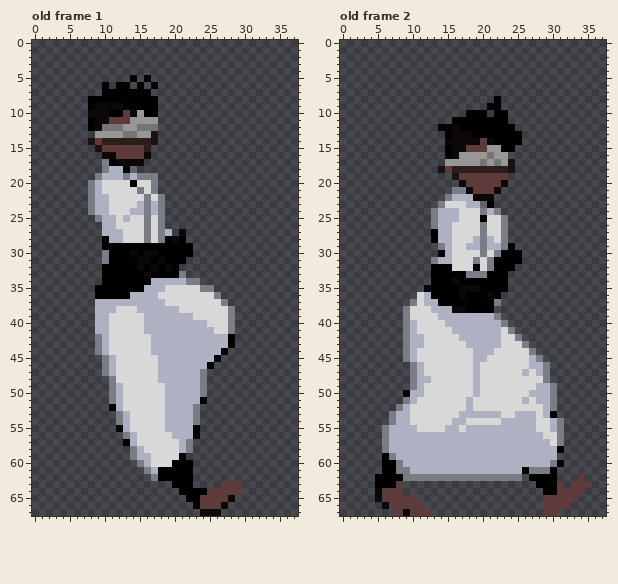
One commit to this pixel-art file: Assets/Raw Files/Sprite-0002.aseprite. The picture above was drawn from the file before the commit.
38x68 pixels, 3 frames. Colours within 5 levels of each other are drawn and written as one. Shown: old frame 1, old frame 2. The commit also changed other frames, which this record leaves out.
Now the later version:
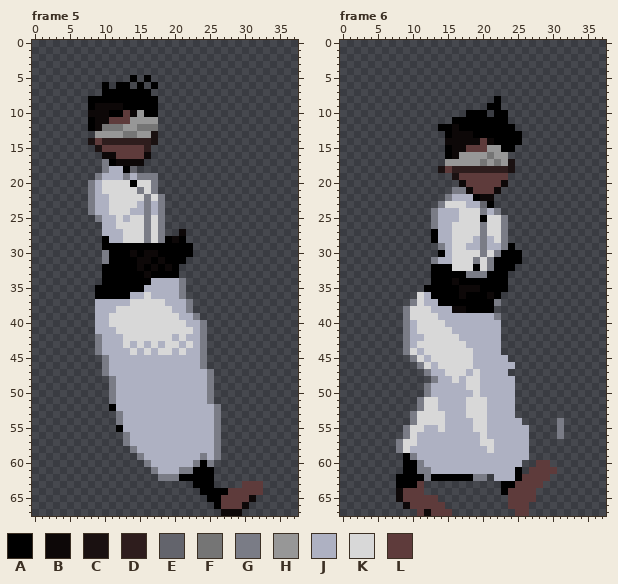
Palette (. is transparent): A #000000  B #0d0808  C #1a1111  D #2e1d1d  E #63646c  F #757575  G #7a7c86  H #979797  J #aeb1c2  K #d8d8d8  L #5e3b3b
A new or re-ordered frame is compared with the old frame closest to it.
Log entry: Working on walking sprites Animating a sprite with a 16bits constraint is a pain in the derriere
Change:
frames 3 -> 6
--- frame 5 is new; against old frame 1, layer "Layer 4"
@@ x 17..21 @@
 26 KG...
-27 KGJ.B
+27 KG..B
 28 KGABA
@@ x 9..34 @@
 32 .AAAAABABABA..............
-33 .AAAAAABAAAAG.............
-34 .AAAAAAAJJJJJGG...........
-35 AAAAAAAJJJKKKKKGG.........
-36 AAAAAJJJJKKKKKKKKG........
-37 JJJJJJJJJJKKKKKKKKG.......
-38 JJJKKKJJJJJJKKKKKKKG......
-39 JJKKKKKJJJJJJJKKKKKG......
-40 JJKKKKKJJJJJJJJJKKKG......
-41 JJKKKKKJJJJJJJJJJKKG......
-42 GJKKKKKKJJJJJJJJJJJA......
-43 GJKKKKKKJJJJJJJJJJJA......
-44 GJKKKKKKJJJJJJJJJJA.......
-45 .GJKKKKKKJJJJJJJJA........
-46 .GJKKKKKKJJJJJJJA.........
-47 .GJKKKKKKJJJJJJG..........
-48 ..GKKKKKKJJJJJJG..........
-49 ..GJKKKKKKJJJJJG..........
-50 ..GJKKKKKKJJJJJG..........
-51 ..GJKKKKKKJJJJJA..........
-52 ..AJKKKKKKJJJJG...........
-53 ...GJKKKKKJJJJG...........
-54 ...GJKKKKKJJJJG...........
-55 ...AJKKKKKJJJJA...........
-56 ....GJKKKKKJJJA...........
-57 ....AJKKKKKKJG............
-58 .....GJKKKKKJG............
-59 .....GJJKKKKA.............
-60 ......GJKKKAAA............
-61 .......GJAAAAA............
-62 ........GAAAAA............
-63 ...........AAA....LLL.....
-64 ............AAAALLLLL.....
-65 .............AALLLLB......
-66 ..............ALLLB.......
-67 ...............BBB........
+33 .AAAAAABAAAA..............
+34 .AAAAAAAJJJJG.............
+35 AAAAAAAJJJJJG.............
+36 AAAAAJJKJJJJG.............
+37 JJJJJKKKKKJJJG............
+38 JJJKKKKKKKKJJG............
+39 JJKKKKKKKKKKJJG...........
+40 JJKKKKKKKKKKKJJG..........
+41 JJJKKKKKKKKKKKJG..........
+42 GJJJKKKKKKKJKJJG..........
+43 GJJJKJKJKJKKJKJG..........
+44 GJJJJKJKJKKJKJJG..........
+45 .GJJJJJJJJJJJJJG..........
+46 .GJJJJJJJJJJJJJG..........
+47 .GJJJJJJJJJJJJJJG.........
+48 ..GJJJJJJJJJJJJJG.........
+49 ..GJJJJJJJJJJJJJG.........
+50 ..GJJJJJJJJJJJJJG.........
+51 ..GJJJJJJJJJJJJJG.........
+52 ..AJJJJJJJJJJJJJJG........
+53 ...GJJJJJJJJJJJJJG........
+54 ...GJJJJJJJJJJJJJG........
+55 ...AJJJJJJJJJJJJJG........
+56 ....GJJJJJJJJJJJJG........
+57 ....GJJJJJJJJJJJJG........
+58 .....GJJJJJJJJJJJG........
+59 ......GJJJJJJJJGJG........
+60 .......GJJJJJJGAG.........
+61 ........GJJJGGAAA.........
+62 .........GGGAAAAA.........
+63 ..............AAA....LLL..
+64 ...............AAAALLLLL..
+65 ................AALLLLB...
+66 .................ALLLB....
+67 ..................BBB.....
--- frame 6 is new; against old frame 2, layer "Layer 4"
@@ x 0..37 @@
 39 .........GKKKKJJJJJJJJG...............
-40 .........GJKKKKJJJJJJJJG..............
-41 .........GJKKKKKJJJJJJJKG.............
-42 .........GJJKKKKKJJJJJJKKG............
-43 .........GJJKKKKKKJJJJJKKKG...........
-44 .........GJKKKKKKKKJJJKKKKKG..........
-45 .........GJKKKKKKKKJJKKKKKKJG.........
-46 ..........GJKKKKKKKJKKKKKKKJJG........
-47 ..........GJKKKKKKKJKKKKKKJKJG........
-48 ..........GJJKKKKKKJKKKKKKKKKG........
-49 ..........GJKKKKKKKJKKKKKKKKJJG.......
-50 .........AJJKKKKKKKJKKKKKKKJJJG.......
-51 .........GJKKKKKKKJKKKKKKKJKJJG.......
-52 ........GJKKKKKKKKJKKKKKKKKKKJG.......
-53 .......GJJKKKKKKKJJJJJJKKJJJKJA.......
-54 .......GJJKKKKKKJJKKKKKJJJJJKKJG......
-55 ......GJJJJKKKKJJKJJJJJJJJJJKKJG......
-56 ......GJJJJJJJJJJJJJJJJJJJJJJKKG......
-57 ......GJJJJJJJJJJJJJJJJJJJJJJJKG......
-58 ......GJJJJJJJJJJJJJJJJJJJJJJJJA......
-59 ......AGJJJJJJJJJJJJJJJJJJJJJJJ.......
-60 ......AAGJJJJJJJJJJJJJJJJJJJJJGA......
-61 ......AAGGJJJJJJJJJJJJJJJJAGGGA.......
-62 .....AAAAGGGGGGGGGGGGGGGGG.AAAA...L...
-63 .....AAAL...................AAAL.LLL..
-64 .....BLLL....................AALLLL...
-65 .....BLLLLL..................LLLLL....
-66 ......BLLLLL.................LLLL.....
-67 ........LBLLL................LL.......
+40 .........GJKKKKJJJJJJJJ...............
+41 .........GJKKKKKJJJJJJJ...............
+42 .........GJJKKKKKJJJJJJ...............
+43 .........GJKKKKKKKJJJJJ...............
+44 .........GKJKKKKKKKJJJJ...............
+45 ..........GKJKKKKKKJJJJJ..............
+46 ...........GKJKKKKKJJJJJJ.............
+47 ............GJJKKKJKJJJJ..............
+48 .............GJJKJKKJJJJJ.............
+49 ............GJJJJJKKJJJJJ.............
+50 ............GJJJJJJKJJJJJ.............
+51 ...........GKKJJJJKKKJJJJ.............
+52 ...........GKKJJJJKKKJJJJ.............
+53 ..........GKKKKJJJKKKJJJJ.............
+54 ..........GKKKKJJJJKKJJJJJ.....G......
+55 .........GKKJJKJJJJKKJJJJJJ....G......
+56 .........GKJJJJJJJJJKJJJJJJ....G......
+57 ........GKKJJJJJJJJJKKJJJJJ...........
+58 ........GKJJJJJJJJJJJKJJJJJ...........
+59 .........AGJJJJJJJJJJJJJJJJ...........
+60 .........AAGJJJJJJJJJJJJJJ..LL........
+61 .........AAGGJJJJJJJJJJJJA.LLLL.......
+62 ........AAAAGAAAAAAGG.JJJALLLL........
+63 ........AAAL...........AALLLL.........
+64 ........BLLL...........ALLLL..........
+65 ........BLLLLL..........LLLL..........
+66 .........BLLLLL.........LLL...........
+67 ...........LBLLL.........LL...........
